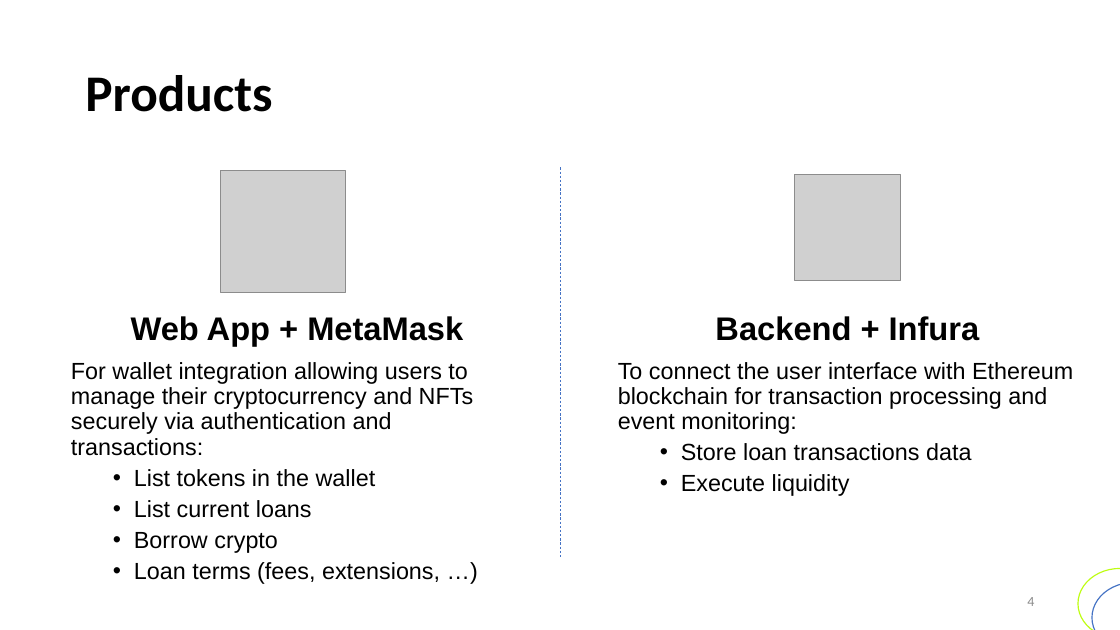
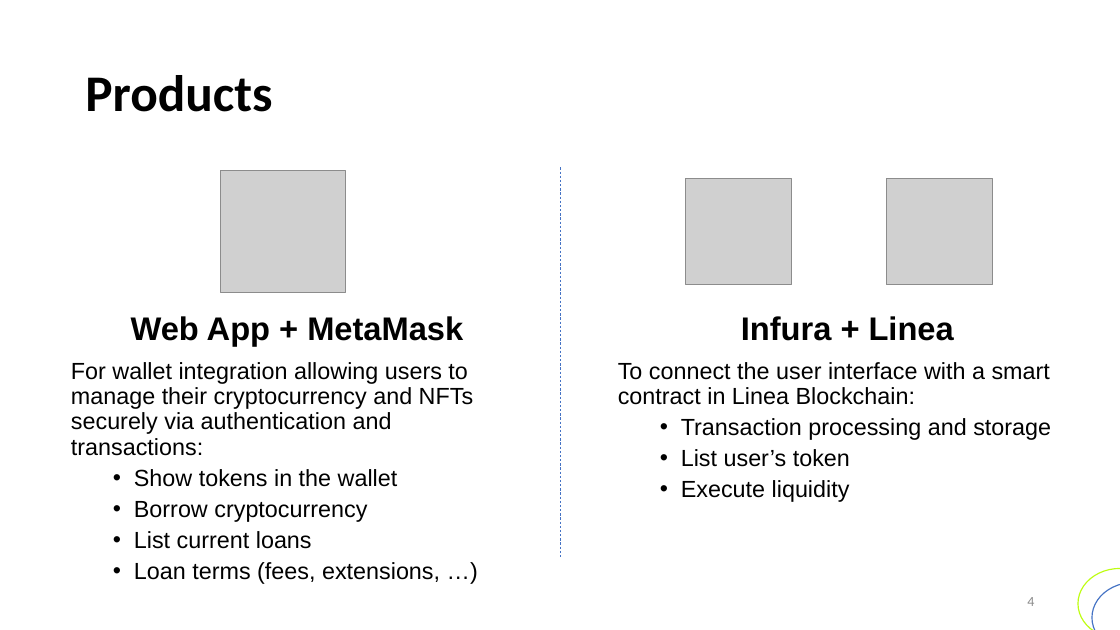
Before and after one commit to leandromsales/consensys-nftcred, a slide deck: slide 4 of presentations/assignment.pptx. Drawn at 1120x630 pixels with LibreOffice and Linux fonts; fonts in the diff are those of the drawing; grey boxes stand for pictures; background and template pictures are left out. Boxes give left, top, right and bottom in pixels: in the first picture for what was removed or moved away, otherwise in the second. Text is boxed around its words. In the diff, an @@ line names an element or a change of style, - is before the commit and + after.

Commit message:
Final version of smart contract and tests, now using Hardhat

```diff
--- a/presentations/assignment.pptx
+++ b/presentations/assignment.pptx
@@ picture: place and size @@
-picture at bbox=[795, 174, 901, 280]
+picture at bbox=[686, 179, 791, 285]
@@ picture added at bbox=[886, 179, 992, 285] @@
@@ text at bbox=[618, 316, 1051, 467]: text changed @@
-Backend + Infura
-To connect the user interface with Ethereum blockchain for transaction processing and event monitoring:
-  • Store loan transactions data
+Infura + Linea
+To connect the user interface with a smart contract in Linea Blockchain:
+  • Transaction processing and storage
+  • List user’s token
@@ text at bbox=[134, 469, 398, 522]: text changed @@
-  • List tokens in the wallet
+  • Show tokens in the wallet
+  • Borrow cryptocurrency
@@ text at bbox=[134, 532, 278, 553]: paragraph removed @@
-  • Borrow crypto
```
Also in this commit, not shown: 17 other files.
